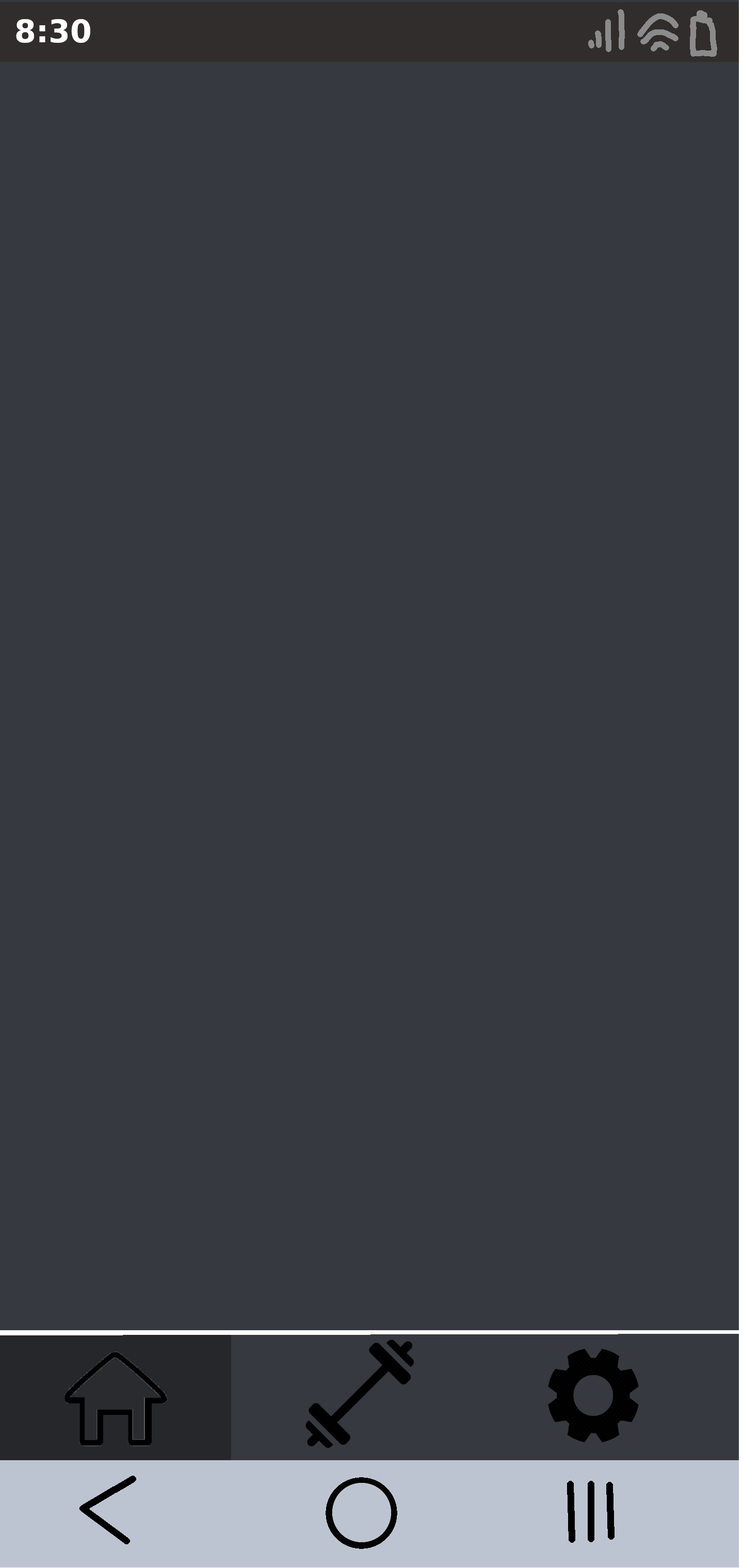
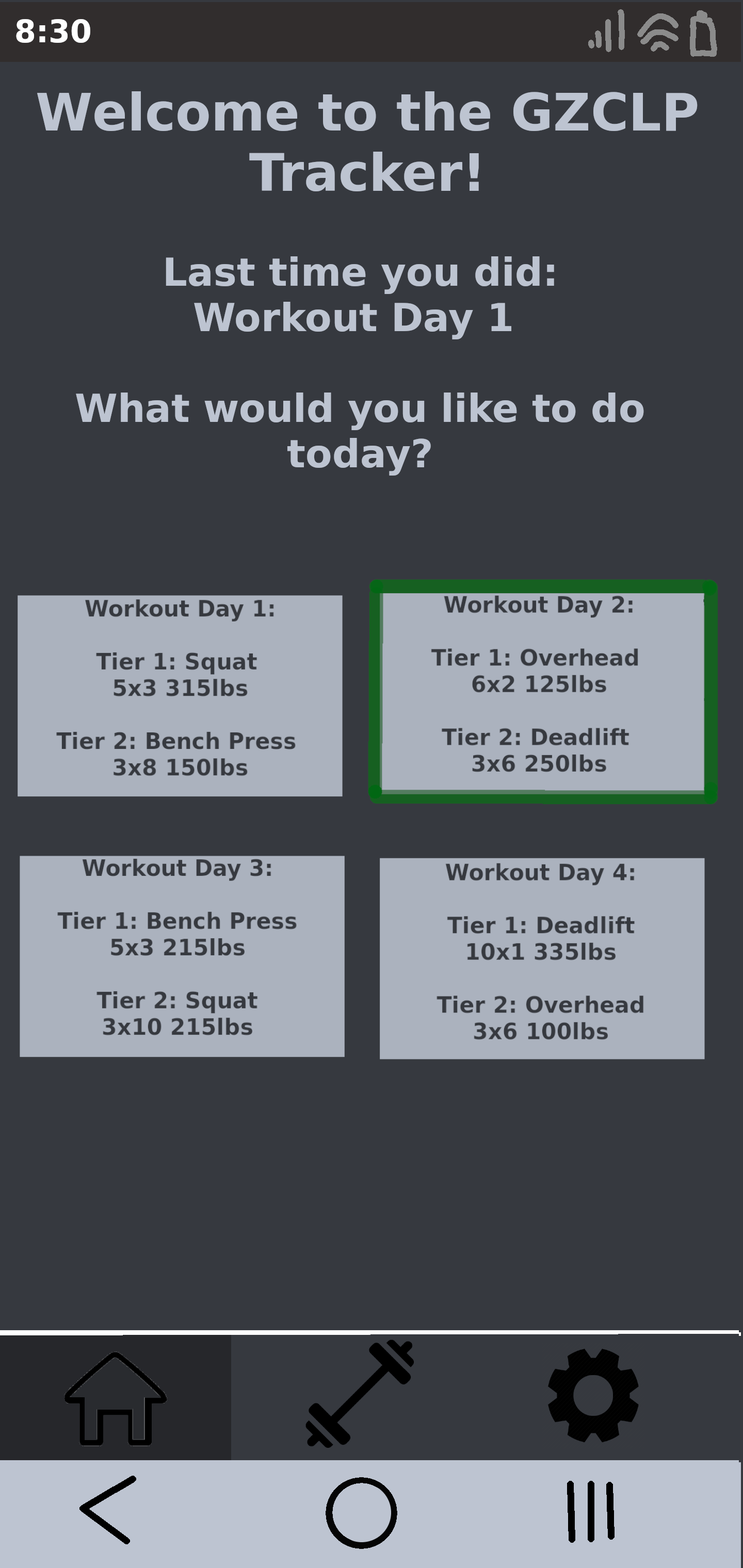
Before/after of a w=743, h=1568 layered artwork. What changed in the layer stack:
painted on "Home Page" over 17, 91, 718, 1060
showed "Workout Tab 1" over 0, 0, 743, 1568
showed "Workout Tab 2" over 0, 0, 743, 1568
